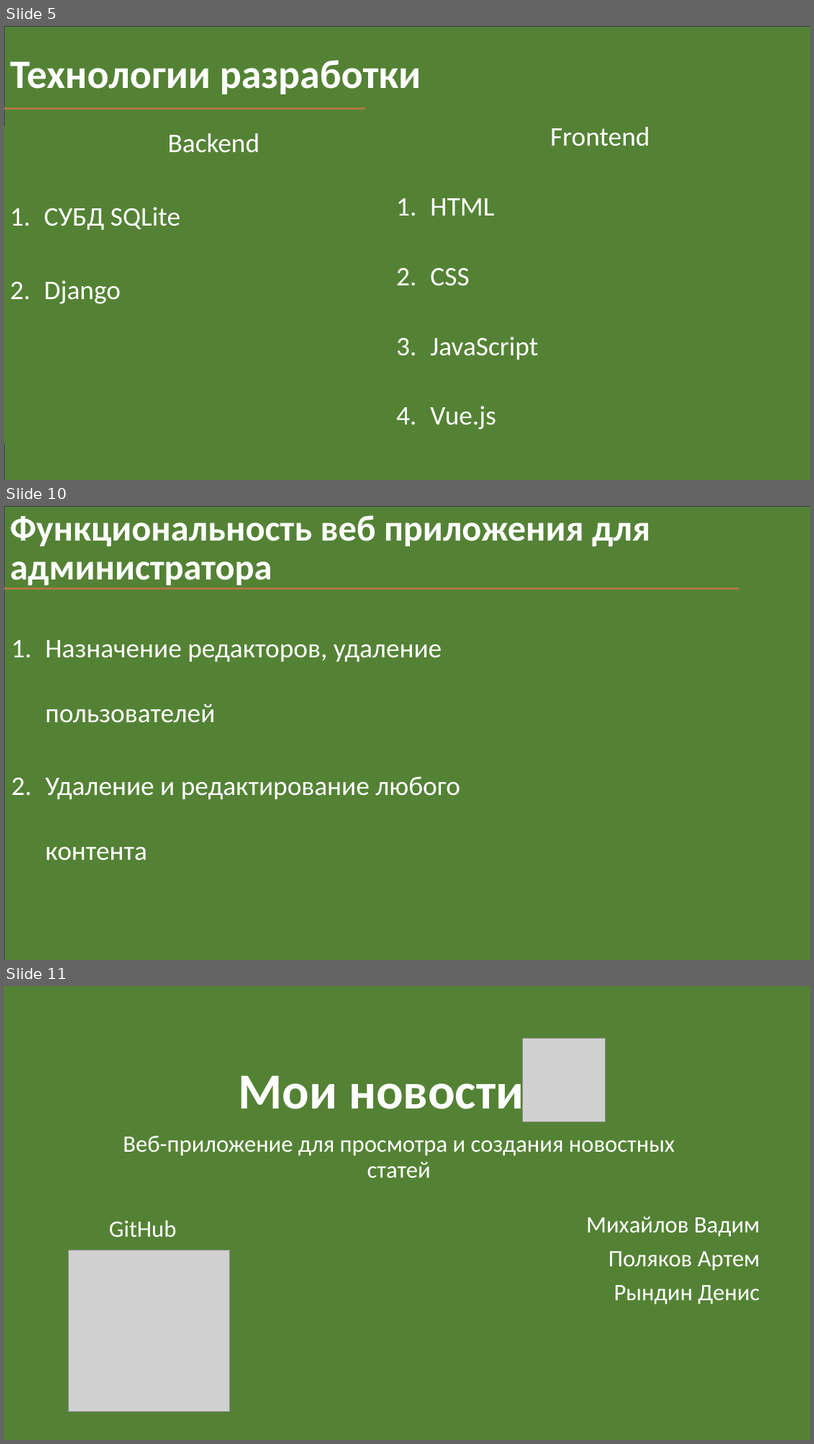
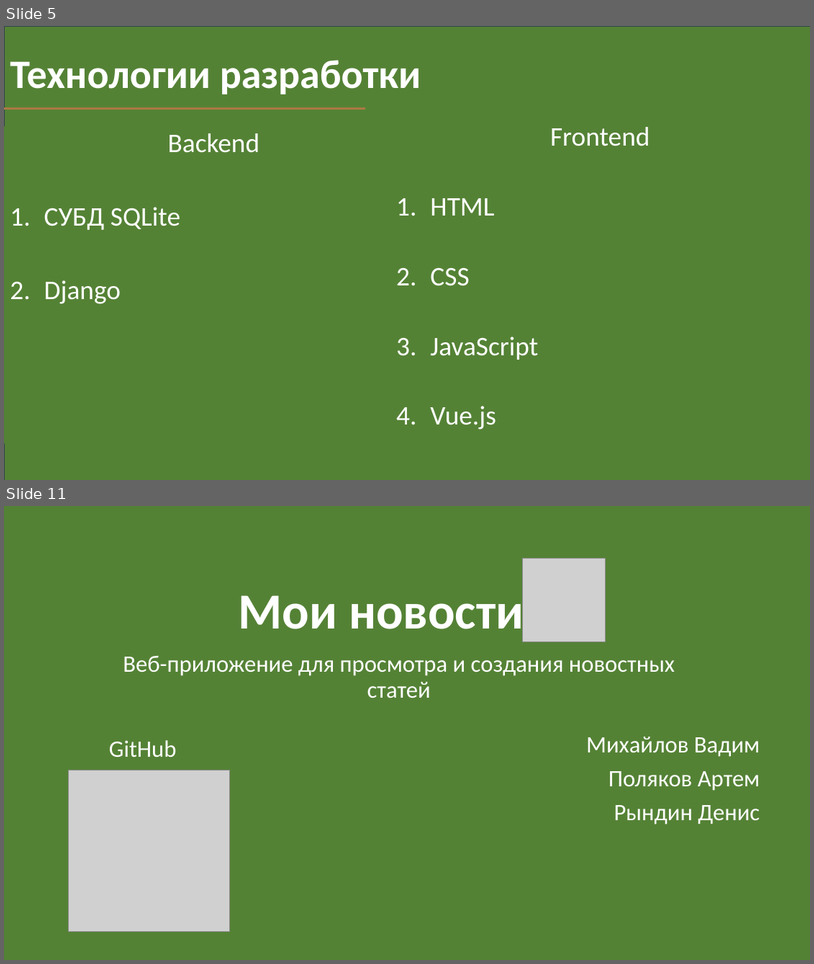
Before and after one commit to FDMan12/news-with-tags, a slide deck: Documentation/my_news_presentation.pptx. Shown one above the other, each under a label of ours: slides 5, 10 and 11 before the commit, slides 5 and 11 after it; the slides between them are not shown. The pictures are 814x1444 and 814x964 pixels, drawn with LibreOffice and Linux fonts; fonts in the diff are those of the drawing; grey boxes stand for pictures. Boxes give left, top, right and bottom in pixels: in the first picture for what was removed or moved away, otherwise in the second. Text is boxed around its words. In the diff, an @@ line names an element or a change of style, - is before the commit and + after.

```diff
--- a/Documentation/my_news_presentation.pptx
+++ b/Documentation/my_news_presentation.pptx
@@ slide 10 removed at box(4, 506, 810, 960), background #FFFFFF @@
@@ rectangle removed at box(4, 506, 810, 960) @@
@@ title removed at box(10, 515, 651, 588) @@
-Функциональность веб приложения для администратора
@@ line removed from (4, 588) to (739, 588) @@
@@ subtitle removed at box(45, 640, 460, 860) @@
-1. Назначение редакторов, удаление пользователей
-2. Удаление и редактирование любого контента
```
Also in this commit, not shown: 3 slides changed, 6 slides added, 5 other slides removed, 1 other file.
